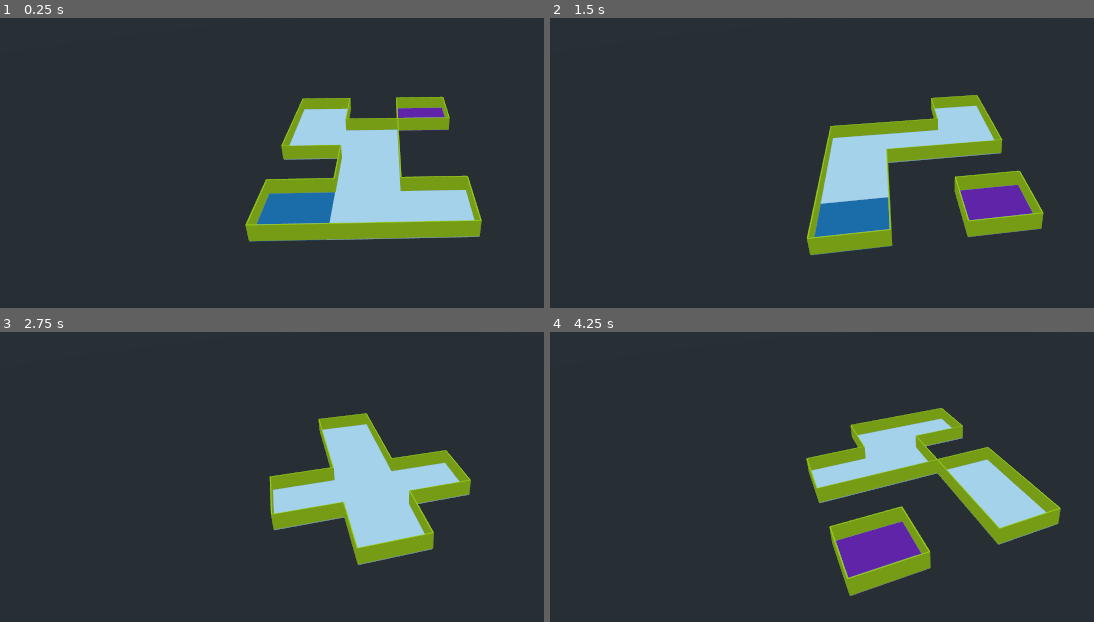
Above: before the commit, frames 1-4 (two rows, left to right).
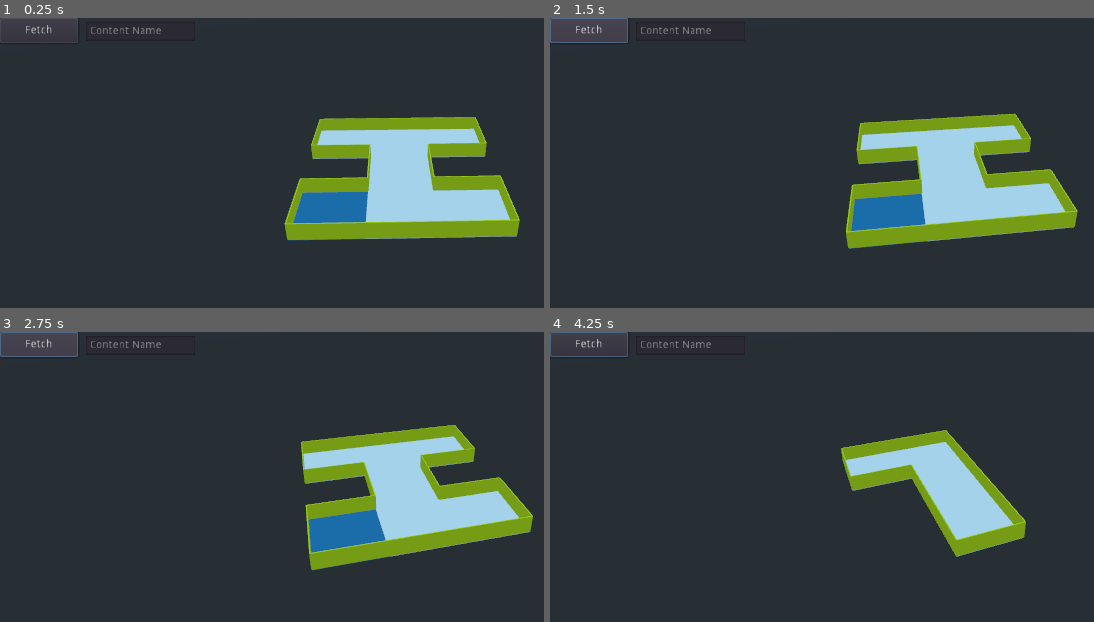
Above: after the commit, the same moments.

Repository: Strangemother/godot-simple-floorplan-generator
Game: Godot game, scene res://gen.tscn
Two runs of this game, one before a commit and one after it. Both use one fixed random seed, a clock stepped at 60 frames per second and the inputs below. The project has no main scene, so this scene is started directly.
Inputs (mouse positions are in pixels of both pictures, inside the frame that each line leads up to):
- Up to frame 1 (0.25 s): no input
- Up to frame 2 (1.5 s): click (588, 29) at 0.5 s, where only the run after the commit has a clickable "Fetch"; click (588, 29) at 1.25 s, where only the run after the commit has a clickable "Fetch"
- Up to frame 3 (2.75 s): click (38, 343) at 2 s, where only the run after the commit has a clickable "Fetch"
- Up to frame 4 (4.25 s): move the mouse to (outside the picture) at 2.77 s; click (outside the picture) at 2.92 s; move the mouse to (789, 590) at 3.52 s; click (789, 590) at 3.67 s

The runs differ from the first frame. In frame 1, 10% of the frame differs, in the area x 0-96%, y 0-78%; in frame 2, 15%, in the area x 0-98%, y 0-83%; in frame 3, 14%; in frame 4, 13%.

Commit message:
UI tool for JSON creation

Diff:
--- /dev/null
+++ b/CanvasLayer.gd
@@ -0,0 +1,21 @@
+extends CanvasLayer
+
+signal configure_space
+
+const BASE = "http://127.0.0.1:8000/floorplan/"
+
+func _ready():
+	$HTTPRequest.connect("request_completed", self, "_on_request_completed")
+
+func _on_Button_pressed():
+	print('Making request')
+	var url = BASE
+	var name = $NameEdit.text
+	if len(name) != 0:
+		url += name + '/'
+	$HTTPRequest.request(url)
+
+func _on_request_completed(result, response_code, headers, body):
+	var json = JSON.parse(body.get_string_from_utf8())
+	#print(json.result)
+	emit_signal("configure_space", json.result)
--- a/gen.tscn
+++ b/gen.tscn
@@ -1,13 +1,14 @@
-[gd_scene load_steps=7 format=2]
+[gd_scene load_steps=8 format=2]
 
 [ext_resource path="res://scripts/Space.gd" type="Script" id=1]
 [ext_resource path="res://On.tscn" type="PackedScene" id=2]
 [ext_resource path="res://Axis.tscn" type="PackedScene" id=3]
 [ext_resource path="res://Wall.tscn" type="PackedScene" id=4]
+[ext_resource path="res://CanvasLayer.gd" type="Script" id=5]
 
-[sub_resource type="CylinderMesh" id=2]
+[sub_resource type="CylinderMesh" id=1]
 
-[sub_resource type="SpatialMaterial" id=3]
+[sub_resource type="SpatialMaterial" id=2]
 albedo_color = Color( 0, 0, 0, 1 )
 
 [node name="World" type="Spatial"]
@@ -15,8 +16,6 @@
 [node name="Space" type="Spatial" parent="."]
 transform = Transform( 0.999993, 0, 0.00385717, 0, 1, 0, -0.00385717, 0, 0.999993, 0, 0, 0 )
 script = ExtResource( 1 )
-width = 4
-placement = [ 1, 0, 1, 1, 1, 1, 1, 0, 1, 0, 0, 1 ]
 
 [node name="Wall" parent="." instance=ExtResource( 4 )]
 transform = Transform( -1.62921e-07, 0, 1, 0, 1, 0, -1, 0, -1.62921e-07, 0, 0, 0 )
@@ -40,5 +39,31 @@
 [node name="MeshInstance" type="MeshInstance" parent="."]
 transform = Transform( 0.06, 0, 0, 0, 6, 0, 0, 0, 0.06, 0, 0, 0 )
 visible = false
-mesh = SubResource( 2 )
-material/0 = SubResource( 3 )
+mesh = SubResource( 1 )
+material/0 = SubResource( 2 )
+
+[node name="CanvasLayer" type="CanvasLayer" parent="."]
+script = ExtResource( 5 )
+
+[node name="Button" type="Button" parent="CanvasLayer"]
+margin_right = 100.0
+margin_bottom = 32.0
+text = "Fetch"
+__meta__ = {
+"_edit_use_anchors_": false
+}
+
+[node name="HTTPRequest" type="HTTPRequest" parent="CanvasLayer"]
+
+[node name="NameEdit" type="LineEdit" parent="CanvasLayer"]
+margin_left = 110.419
+margin_top = 5.0
+margin_right = 250.419
+margin_bottom = 29.0
+expand_to_text_length = true
+placeholder_text = "Content Name"
+__meta__ = {
+"_edit_use_anchors_": false
+}
+[connection signal="configure_space" from="CanvasLayer" to="Space" method="_on_CanvasLayer_configure_space"]
+[connection signal="pressed" from="CanvasLayer/Button" to="CanvasLayer" method="_on_Button_pressed"]
--- a/project.godot
+++ b/project.godot
@@ -18,7 +18,11 @@
 config/name="rooms"
 config/icon="res://icon.png"
 
+[display]
+
+window/vsync/use_vsync=false
+
 [rendering]
 
-quality/filters/msaa=3
+quality/filters/msaa=2
 environment/default_environment="res://default_env.tres"
--- a/scripts/Space.gd
+++ b/scripts/Space.gd
@@ -28,6 +28,10 @@
 # Considering a standard scale is `1`, the base mesh (cube)
 # has a base size of 2 _world units_. This seems to be counted in floor grid spacing
 export var cell_width = 2
+var active_mat = preload("res://green_mat.tres")
+var red_mat = preload("res://red_mat.tres")
+const OnObj = preload("res://On.tscn")
+const Wall = preload("res://Wall.tscn")
 
 # Called when the node enters the scene tree for the first time.
 func _ready():
@@ -65,8 +69,6 @@
 	for wall in walls:
 		add_child(wall.wall)
 
-var active_mat = preload("res://green_mat.tres")
-var red_mat = preload("res://red_mat.tres")
 
 func make_floor(places, size, width, height):
 	var points = []
@@ -87,7 +89,6 @@
 		points.append({'item':item, 'v':v})
 	return points
 
-const OnObj = preload("res://On.tscn")
 
 func make_walls(points, places, size, width, height):
 
@@ -128,7 +129,6 @@
 			walls.append(wall_info(point, row, col, Vector2(0, -1), 3.14*-.5))
 
 		if walls.size() == 4:
-			print('Ophsm')
 			point.item.get_node('On').material_override = red_mat
 
 		all_walls += walls
@@ -164,12 +164,18 @@
 	add_child(inst)
 	return inst
 
-const Wall = preload("res://Wall.tscn")
+
+# Called every frame. 'delta' is the elapsed time since the previous frame.
+func _process(delta):
+	var el = get_node('/root/World/Space')
+	el.rotation_degrees.y += delta*5
 
 
-# Called every frame. 'delta' is the elapsed time since the previous frame.
-func _process(_delta):
-	var el = get_node('/root/World/Space')
-	el.rotation_degrees.y += 0.1
-	#print(el)
-#	pass
+func _on_CanvasLayer_configure_space(result):
+	if result == null:
+		print('Null result')
+		return
+	self.width = int(result.count)
+	if 'items' in result:
+		self.placement = result.items
+		gen_space(width, placement)
Not shown, added: .gitignore
